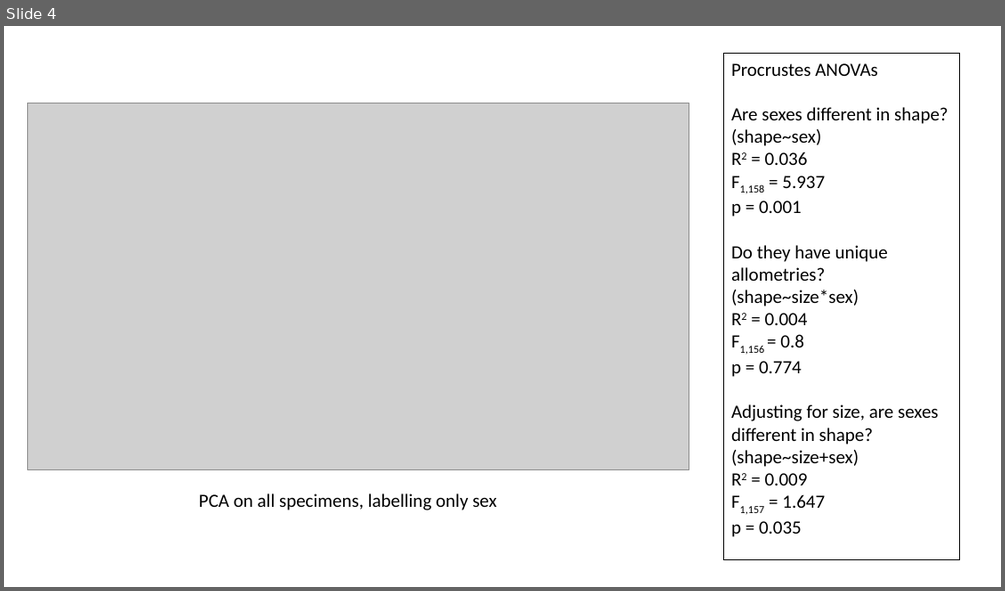
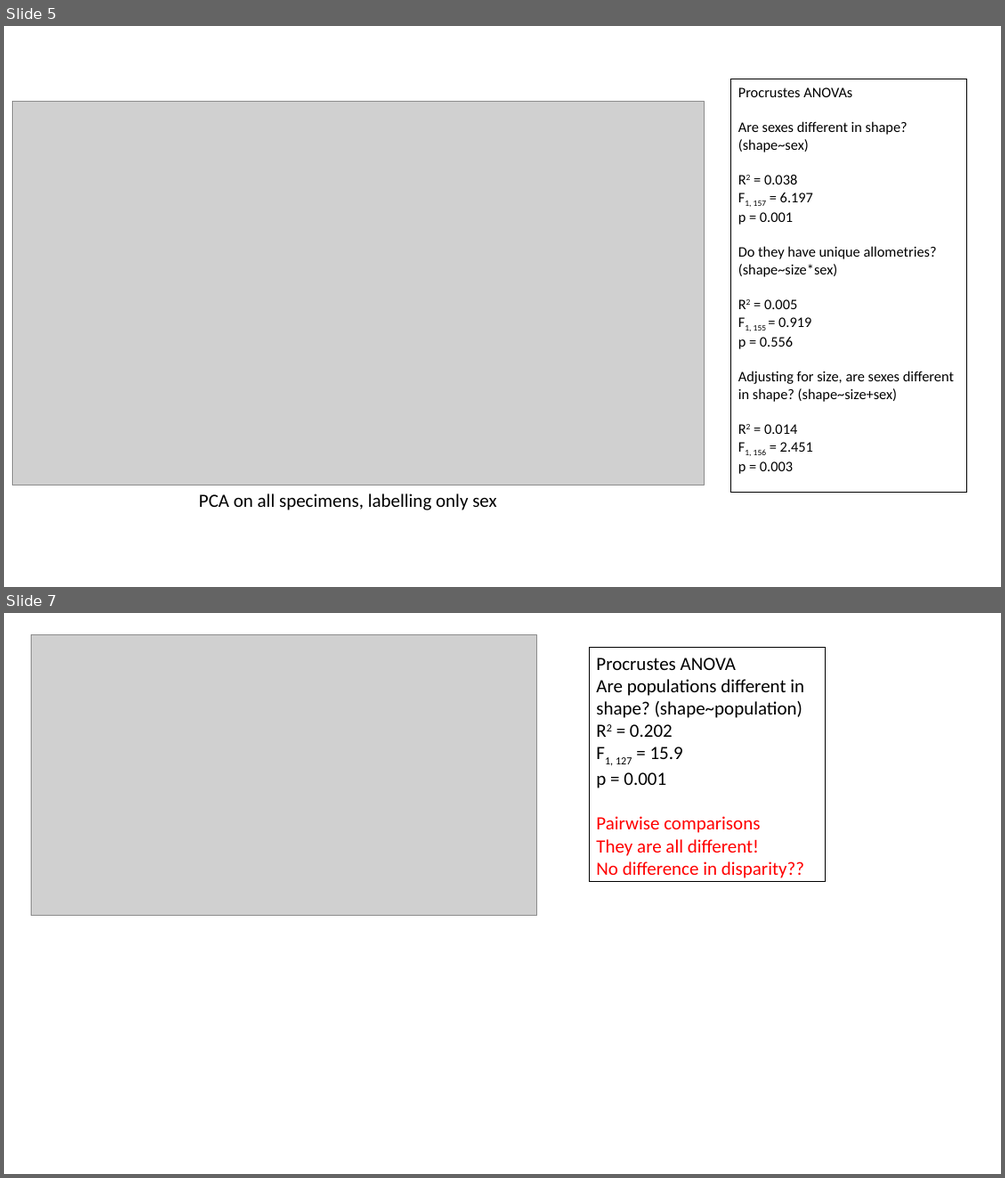
Before and after one commit to pietroviama/Viacavaetal_Antechinus, a slide deck: Figures/Antechinus_explofigures.pptx. Shown one above the other, each under a label of ours: slide 4 before the commit, slides 5 and 7 after it; the slides between them are not shown. The pictures are 1005x591 and 1005x1178 pixels, drawn with LibreOffice and Linux fonts; fonts in the diff are those of the drawing; grey boxes stand for pictures. Boxes give left, top, right and bottom in pixels: in the first picture for what was removed or moved away, otherwise in the second. Text is boxed around its words. In the diff, an @@ line names an element or a change of style, - is before the commit and + after.

```diff
--- a/Figures/Antechinus_explofigures.pptx
+++ b/Figures/Antechinus_explofigures.pptx
@@ slide 7 added at (4,613,1001,1174), background #FFFFFF @@
@@ picture added at (31,634,537,915) @@
@@ rectangle added at (589,648,825,882), outline #000000 0.75 pt, 18 pt, text #000000 @@
+Procrustes ANOVA
+Are populations different in shape? (shape~population)
+R2 = 0.202
+F1, 127 = 15.9
+p = 0.001
+Pairwise comparisons
+They are all different!
+No difference in disparity??
@@ what was slide 4 is now slide 5 @@
@@ slide 5 changed as well @@
@@ picture: place and size @@
-picture at (28,103,689,469)
+picture at (12,102,704,484)
@@ rectangle "Procrustes ANOVAs": place and size @@
-rectangle "Procrustes ANOVAs" at (724,54,961,560)
+rectangle "Procrustes ANOVAs" at (731,79,967,491)
@@ text in rectangle at (738,87,954,402): size 18 to 14 pt in "Procrustes ANOVAs", "Are sexes different in shape?", "(shape~sex)", "p = 0.001" and 2 more places @@
@@ text in rectangle at (753,175,813,206): text changed; size 18 to 14 pt @@
-R2 = 0.036
-F1,158 = 5.937
+R2 = 0.038
+F1, 157 = 6.197
@@ text in rectangle at (738,299,811,349): text changed; size 18 to 14 pt @@
-R2 = 0.004
-F1,156 = 0.8
-p = 0.774
+R2 = 0.005
+F1, 155 = 0.919
+p = 0.556
@@ text in rectangle at (738,424,813,474): text changed; size 18 to 14 pt @@
-R2 = 0.009
-F1,157 = 1.647
-p = 0.035
+R2 = 0.014
+F1, 156 = 2.451
+p = 0.003
```
Also in this commit, not shown: 3 other slides changed, 3 other slides added, 7 other files.
